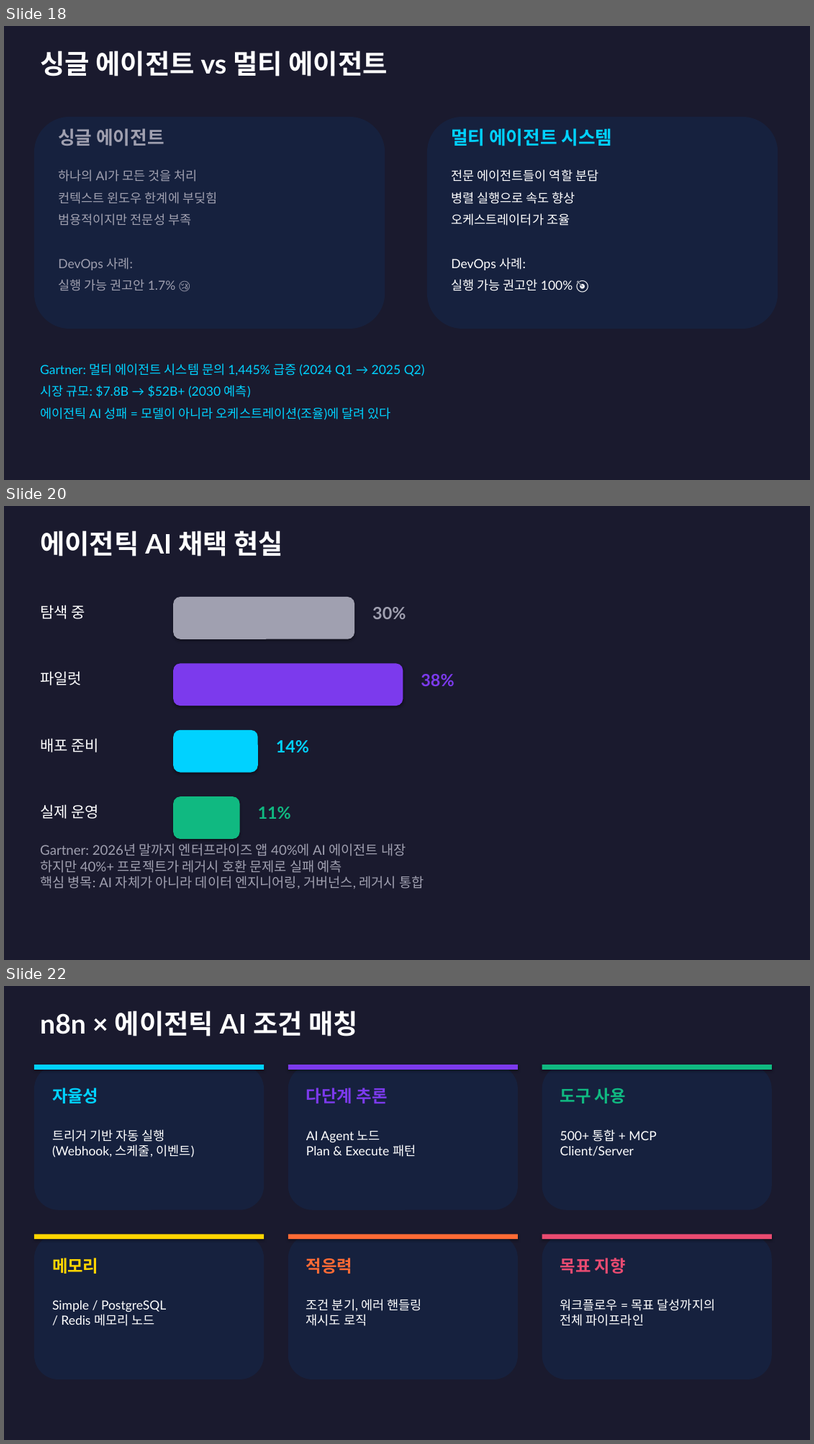
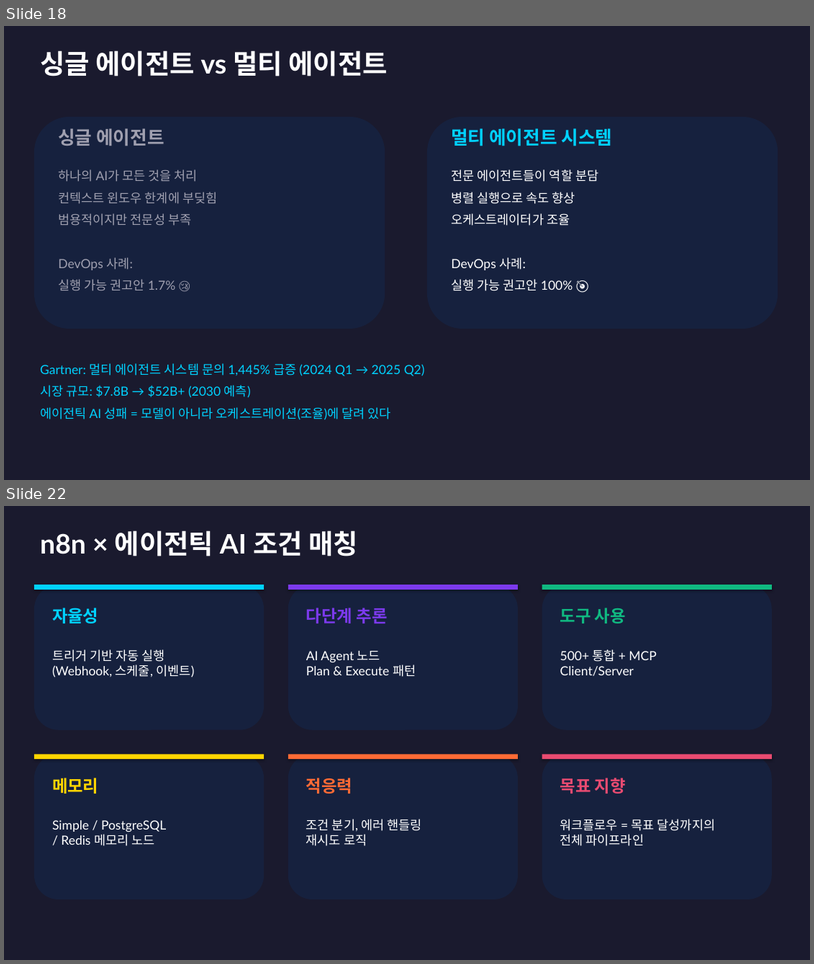
Before and after one commit to givethedog/ppt-maker, a slide deck: AI_트렌드_2025-2026.pptx. Shown one above the other, each under a label of ours: slides 18, 20 and 22 before the commit, slides 18 and 22 after it; the slides between them are not shown. The pictures are 814x1444 and 814x964 pixels, drawn with LibreOffice and Linux fonts; fonts in the diff are those of the drawing. Boxes give left, top, right and bottom in pixels: in the first picture for what was removed or moved away, otherwise in the second. Text is boxed around its words. In the diff, an @@ line names an element or a change of style, - is before the commit and + after.

```diff
--- a/AI_트렌드_2025-2026.pptx
+++ b/AI_트렌드_2025-2026.pptx
@@ slide 20 removed at box(4, 506, 810, 960), background #1A1A2E @@
@@ text removed at box(40, 530, 284, 556) @@
-에이전틱 AI 채택 현실
@@ text removed at box(40, 605, 85, 619) @@
-탐색 중
@@ rounded rectangle removed at box(173, 597, 355, 639) @@
@@ text removed at box(373, 607, 406, 619) @@
-30%
@@ text removed at box(40, 671, 82, 685) @@
-파일럿
@@ rounded rectangle removed at box(173, 663, 404, 705) @@
@@ text removed at box(421, 674, 454, 686) @@
-38%
@@ text removed at box(40, 738, 100, 752) @@
-배포 준비
@@ rounded rectangle removed at box(173, 730, 258, 772) @@
@@ text removed at box(276, 740, 309, 752) @@
-14%
@@ text removed at box(40, 804, 100, 818) @@
-실제 운영
@@ rounded rectangle removed at box(173, 796, 240, 839) @@
@@ text removed at box(258, 806, 291, 818) @@
-11%
@@ text removed at box(40, 843, 424, 888) @@
-Gartner: 2026년 말까지 엔터프라이즈 앱 40%에 AI 에이전트 내장
-하지만 40%+ 프로젝트가 레거시 호환 문제로 실패 예측
-핵심 병목: AI 자체가 아니라 데이터 엔지니어링, 거버넌스, 레거시 통합
```
Also in this commit, not shown: 4 slides changed, 2 slides added, 2 other files.
